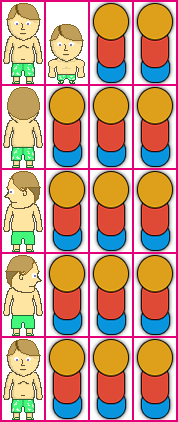
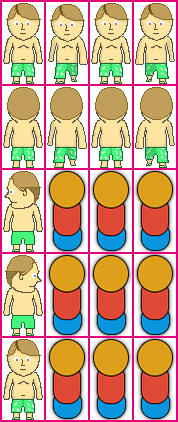
Before/after of a 178px x 422px layered artwork. What changed in the layer stack:
renamed "Idle 4" to "Back 4", painted on it over [134, 86, 176, 168]
renamed "Idle 3" to "Back 3", painted on it over [90, 86, 132, 168]
renamed "Idle 2" to "Back 2", painted on it over [46, 86, 88, 168]
renamed "Layer 1" to "Back 1", painted on it over [13, 165, 33, 166]
renamed "Idle 4" to "Walk 4", painted on it over [134, 2, 176, 84]
renamed "Idle 3" to "Walk 3", painted on it over [90, 2, 132, 84]
renamed "Front 2" to "Walk 2", painted on it over [48, 4, 88, 84]
renamed "Front 1" to "Walk 1", painted on it over [9, 36, 37, 37]
